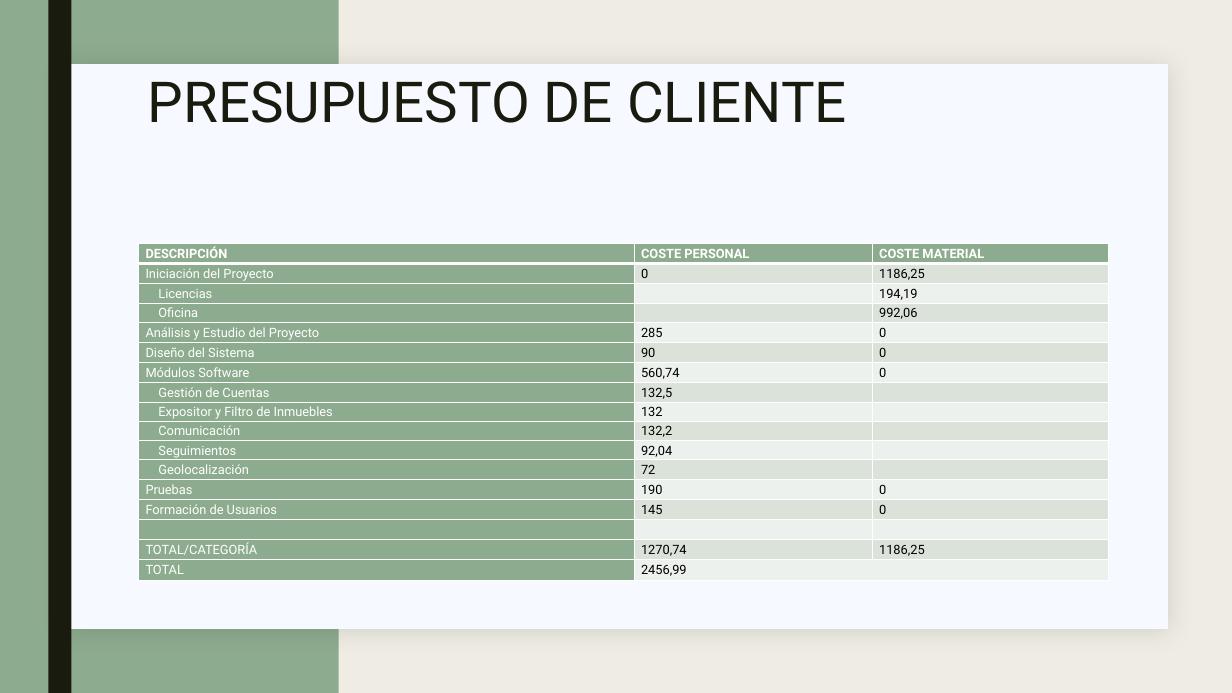
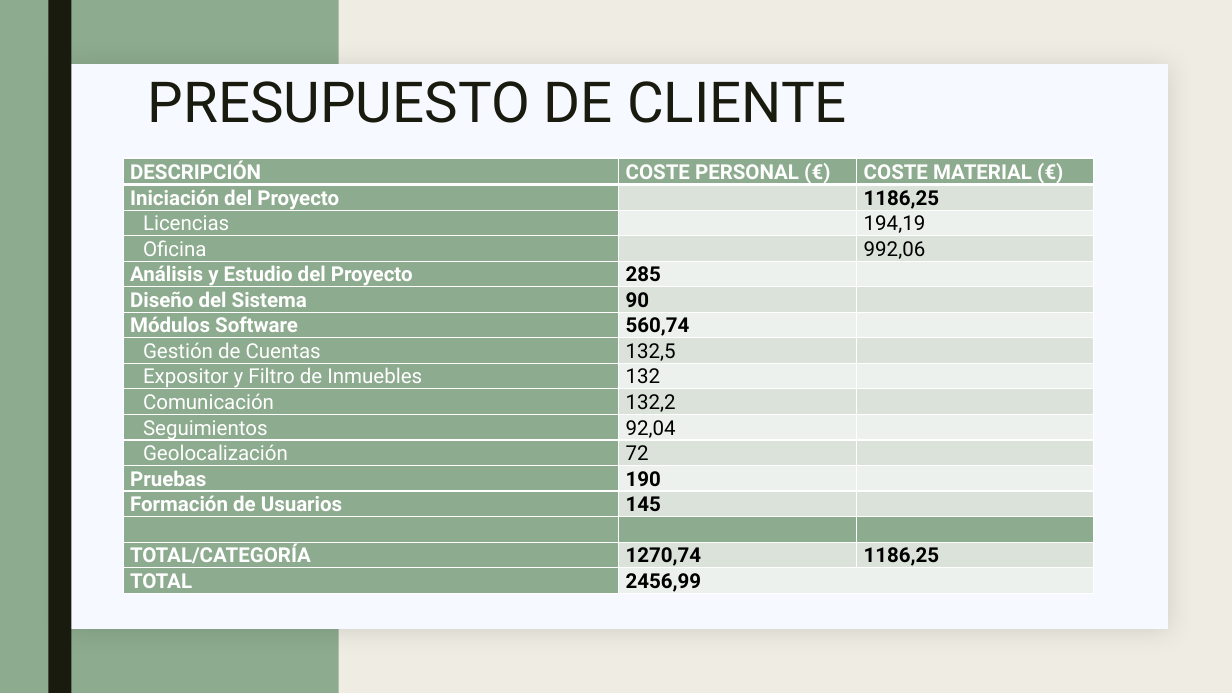
Before and after one commit to golmenero/tfg_inmobiliaria, a slide deck: slide 25 of MATERIAL/Defensa/Presentación.pptx (slide 23 before the commit). Drawn at 1232x693 pixels with LibreOffice and Linux fonts; fonts in the diff are those of the drawing; background and template pictures are left out. Boxes give left, top, right and bottom in pixels: in the first picture for what was removed or moved away, otherwise in the second. Text is boxed around its words. In the diff, an @@ line names an element or a change of style, - is before the commit and + after.

```diff
--- a/MATERIAL/Defensa/Presentación.pptx
+++ b/MATERIAL/Defensa/Presentación.pptx
@@ table at (x1=123, y1=158, x2=1093, y2=598) @@
-row 1, column 2: COSTE PERSONAL
+row 1, column 2: COSTE PERSONAL (€)
-row 1, column 3: COSTE MATERIAL
+row 1, column 3: COSTE MATERIAL (€)
-row 2, column 2: 0
+row 2, column 2: 
-row 5, column 3: 0
+row 5, column 3: 
-row 6, column 3: 0
+row 6, column 3: 
-row 7, column 3: 0
+row 7, column 3: 
-row 13, column 3: 0
+row 13, column 3: 
-row 14, column 3: 0
+row 14, column 3: 
@@ fill #EEF1EE to #8DAB8E in 2 cells @@
@@ size 10 to 16 pt @@
@@ bold on in "Iniciación del Proyecto", "1186,25", "Análisis y Estudio del Proyecto", "285" and 13 more places @@
@@ table resized from (x1=139, y1=244, x2=1109, y2=581) to (x1=123, y1=158, x2=1093, y2=598) @@
```
Also in this commit, not shown: 8 other slides changed, 5 slides added.
